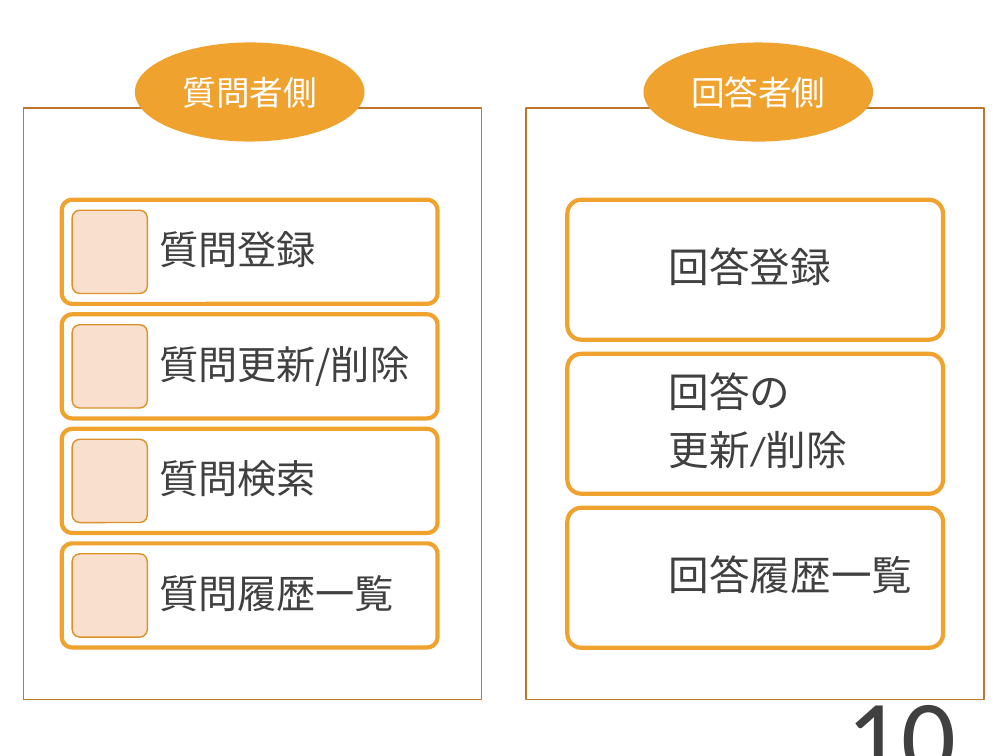
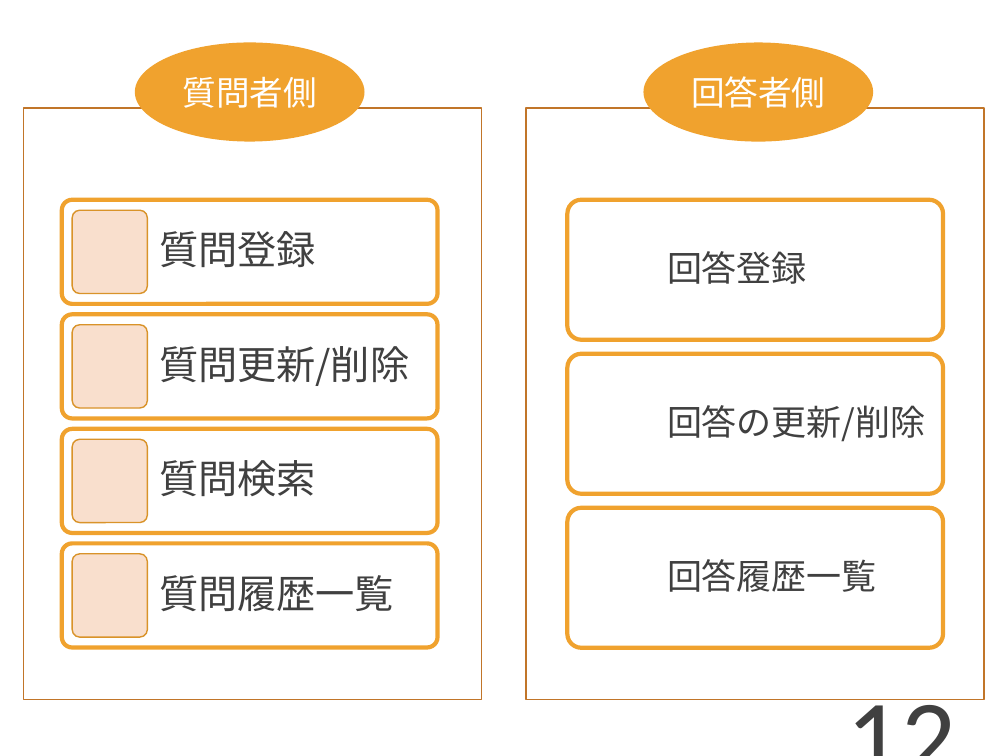
Before and after one commit to DOJO-2021/D-2, a slide deck: slide 12 of documents/プレゼン/Knowledge Holder_清書版.pptx (slide 10 before the commit). Drawn at 1008x756 pixels with LibreOffice and Linux fonts; fonts in the diff are those of the drawing. Boxes give left, top, right and bottom in pixels: in the first picture for what was removed or moved away, otherwise in the second. Text is boxed around its words. In the diff, an @@ line names an element or a change of style, - is before the commit and + after.

```diff
--- a/documents/プレゼン/Knowledge Holder_清書版.pptx
+++ b/documents/プレゼン/Knowledge Holder_清書版.pptx
@@ text "回答登録" at [667,251,807,284]: size 29 to 25 pt, font Calibri to Noto Sans CJK JP; less space between paragraphs @@
@@ text at [667,405,925,442]: text changed; size 29 to 25 pt; font Calibri to Noto Sans CJK JP @@
-回答の
-更新/削除
+回答の更新/削除
@@ text "回答履歴一覧" at [667,559,877,592]: size 29 to 25 pt, font Calibri to Noto Sans CJK JP; less space between paragraphs @@
@@ page number at [725,648,967,756]: text changed @@
-10
+12
```
Also in this commit, not shown: 7 other slides changed, 3 slides added, 1 slide removed.
